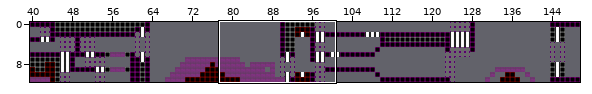
A Tiled map gets an edit: core/assets/untitled1.tmx. Above: a wide view before the commit, with the close-up outlined.
Close-up. Before:
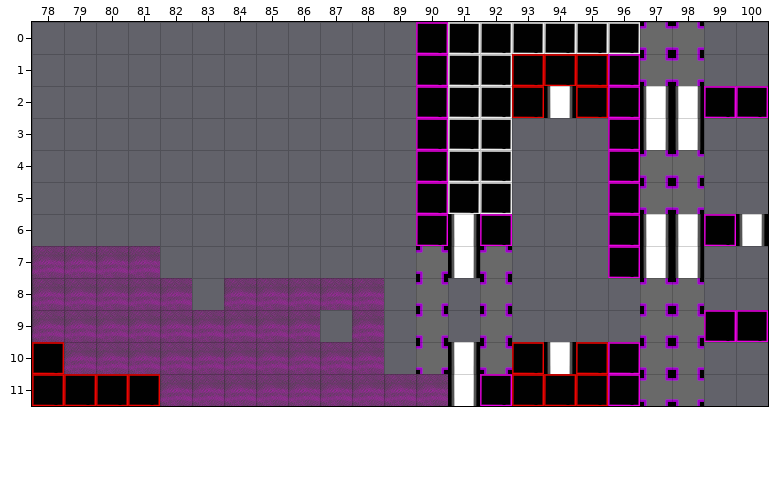
Cells are 32x32 px. Shown: x 78..100, y 0..11.
After the commit:
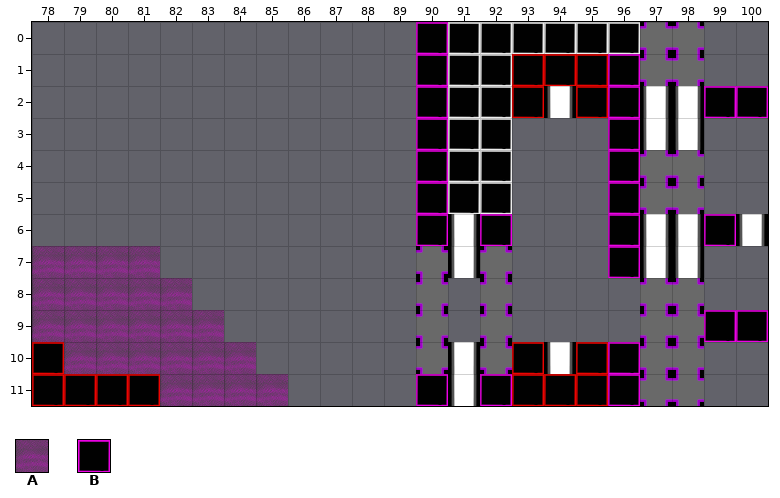
Key: from "cubes": A 0, B 4.
_ is an empty cell.
Change:
Layer "Tile Layer 1":
y 8: x 84..88 AAAAA -> _____
y 9: x 84..86 AAA -> ___; x 88 A -> _
y 10: x 85..88 AAAA -> ____
y 11: x 86..90 AAAAA -> ____B
